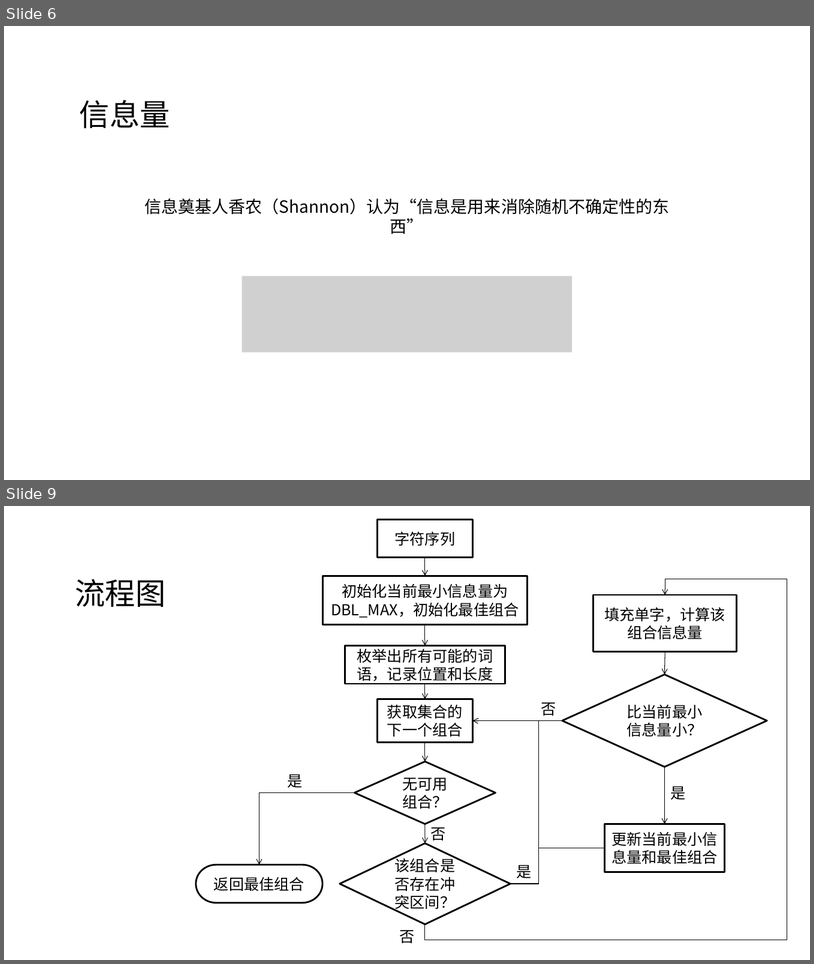
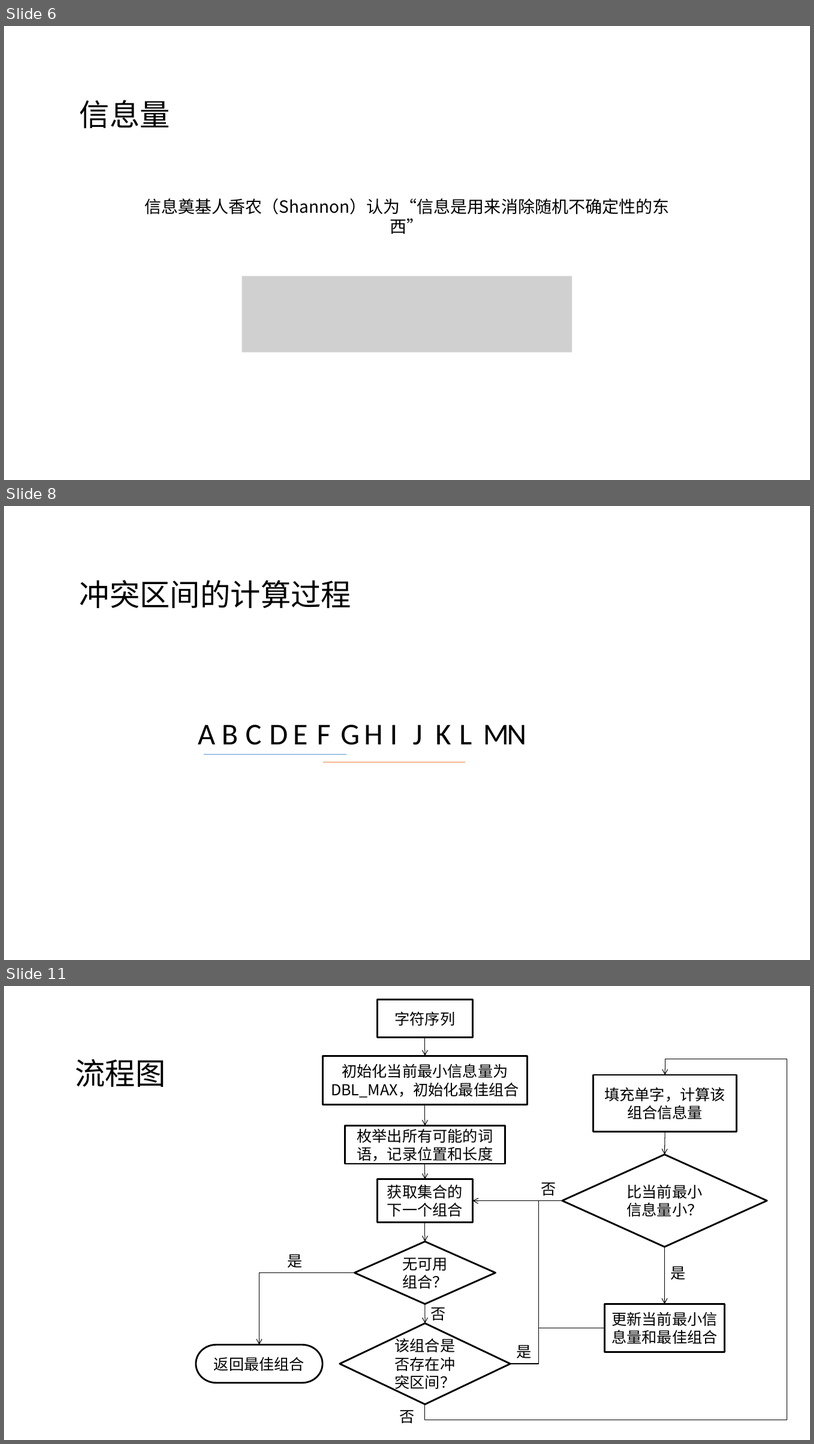
Before and after one commit to MU001999/maaath, a slide deck: docs/数据结构.pptx. Shown one above the other, each under a label of ours: slides 6 and 9 before the commit, slides 6, 8 and 11 after it; the slides between them are not shown. The pictures are 814x964 and 814x1444 pixels, drawn with LibreOffice and Linux fonts; fonts in the diff are those of the drawing; grey boxes stand for pictures. Boxes give left, top, right and bottom in pixels: in the first picture for what was removed or moved away, otherwise in the second. Text is boxed around its words. In the diff, an @@ line names an element or a change of style, - is before the commit and + after.

```diff
--- a/docs/数据结构.pptx
+++ b/docs/数据结构.pptx
@@ slide 8 added at box(4, 506, 810, 960), background #FFFFFF @@
@@ text added at box(80, 580, 352, 608), 36 pt, text #000000 @@
+冲突区间的计算过程
@@ group added at box(198, 724, 360, 745): 7 texts @@
+A
+B
+C
+D
+E
+G
+F
@@ text added at box(364, 724, 383, 744), 36 pt, text #000000 @@
+H
@@ text added at box(390, 724, 398, 744), 36 pt, text #000000 @@
+I
@@ text added at box(413, 724, 423, 745), 36 pt, text #000000 @@
+J
@@ text added at box(435, 724, 451, 744), 36 pt, text #000000 @@
+K
@@ text added at box(459, 724, 472, 744), 36 pt, text #000000 @@
+L
@@ text added at box(483, 724, 509, 744), 36 pt, text #000000 @@
+M
@@ text added at box(507, 724, 527, 744), 36 pt, text #000000 @@
+N
@@ line added from (204, 754) to (347, 754), #5698D3 0.75 pt @@
@@ line added from (204, 754) to (323, 754), #5698D3 0.75 pt @@
@@ line added from (323, 762) to (465, 762), #ED7D31 0.75 pt @@
@@ line added from (323, 762) to (442, 762), #ED7D31 0.75 pt @@
@@ what was slide 9 is now slide 11 @@
```
Also in this commit, not shown: 5 slides changed, 3 other slides added, 1 other file.
